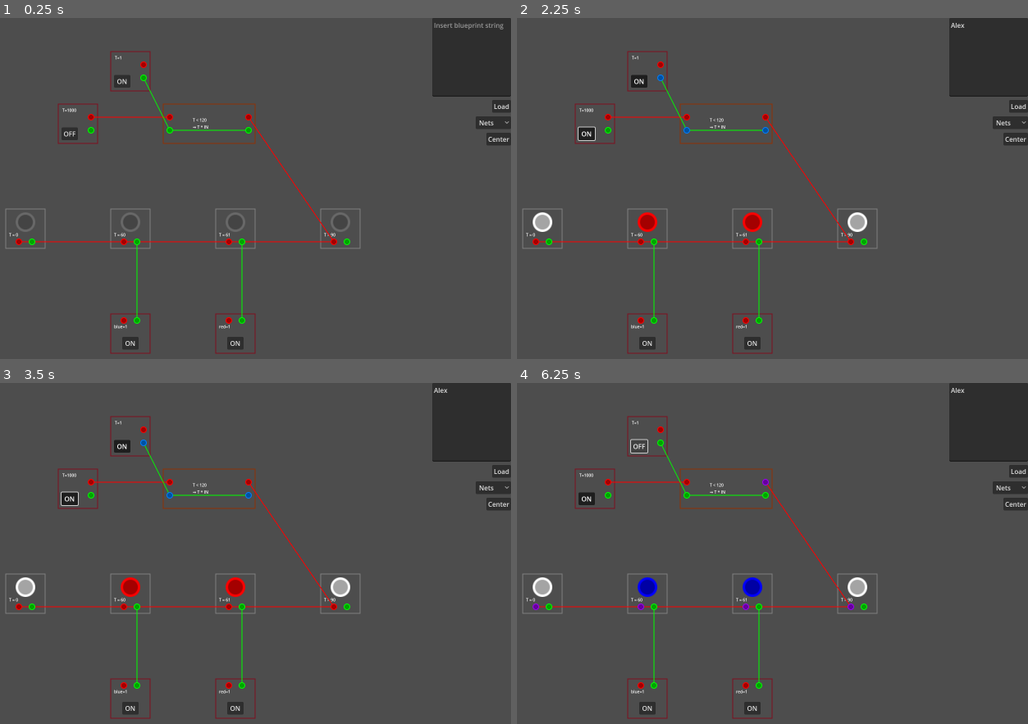
Above: before the commit, frames 1-4 (two rows, left to right).
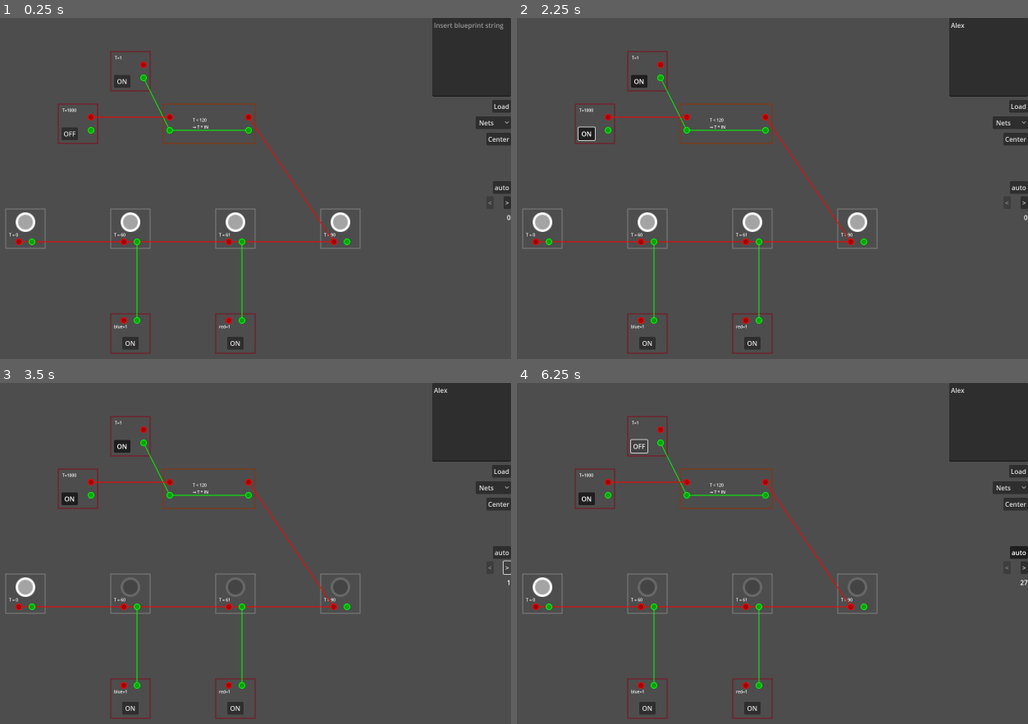
Above: after the commit, the same moments.

Repository: jlaunonen/factsim
Game: Godot game, scene res://main.tscn
The game is run twice, just before and just after one commit, with the same random seed, the same clock (stepped at 60 frames per second) and the same inputs.
Inputs (mouse positions are in pixels of both pictures, inside the frame that each line leads up to):
- Up to frame 1 (0.25 s): no input
- Up to frame 2 (2.25 s): click (987, 58) at 0.52 s; type "Alex" at 0.6 s; click "ON" at 1.25 s; click "OFF" at 2 s
- Up to frame 3 (3.5 s): click (505, 567) at 2.75 s, where only the run after the commit has a clickable ">"
- Up to frame 4 (6.25 s): click (1017, 553) at 3.5 s, where only the run after the commit has a clickable "auto"; click "Nets" at 4.25 s; click "Center" at 5 s; click "ON" at 5.75 s

The runs differ from the first frame. In frame 1, 0.9% of the frame differs, in the area x 3-100%, y 28-63%; in frame 2, 0.6%; in frame 3, 0.8%; in frame 4, 0.9%.

Commit message:
Simulation poc
- Decider cannot handle special (any,each,everything) signals.

Diff:
--- a/entities/ArithmeticCombinator.gd
+++ b/entities/ArithmeticCombinator.gd
@@ -1,6 +1,15 @@
 extends CombinatorBase
 class_name ArithmeticCombinator
 
+const EACH_SIGNAL = "virtual:signal-each"
+
+
+var _sig1 := ""
+var _sig2 := ""
+var _const1 := 0
+var _const2 := 0
+var _op := ""
+var _out := ""
 
 
 func _apply_config() -> void:
@@ -14,20 +23,121 @@
 		return
 
 	var sig1 = cfg.get("first_signal", {})
-	var con1: int = cfg.get("first_constant", 0)
+	_const1 = cfg.get("first_constant", 0)
 
-	var op: String = cfg.get("operation")
+	_op = cfg.get("operation")
 
 	var sig2 = cfg.get("second_signal", {})
-	var con2: int = cfg.get("second_constant", 0)
+	_const2 = cfg.get("second_constant", 0)
 
 	var out = cfg.get("output_signal", {})
 
+	_sig1 = parse_signal_key(sig1)
+	_sig2 = parse_signal_key(sig2)
+	_out = parse_signal_key(out)
+
 	var txt := "{0} {1} {2}\n⇒ {3}".format([
-		get_operand(sig1, con1),
-		op,
-		get_operand(sig2, con2),
+		get_operand(sig1, _const1),
+		_op,
+		get_operand(sig2, _const2),
 		parseSignalName(out),
 	])
 
 	label.text = txt
+
+
+func pre_simulate() -> void:
+	_clear_and_copy_from_1()
+
+
+func simulate() -> void:
+	if _out == EACH_SIGNAL:
+		# Pairwise operations with a constant. May not have only one EACH at input.
+		var values: Dictionary
+		if _sig1 == EACH_SIGNAL:
+			values = each(_input_values, _const1, _op)
+		else:
+			values = each_rev(_input_values, _const1, _op)
+		_send_all_to_net(E.NetConnectorGREEN_2, values)
+		_send_all_to_net(E.NetConnectorRED_2, values)
+	else:
+		# Single output.
+		var value: int
+		if _sig1 == EACH_SIGNAL:
+			value = each_sum(_input_values, _const1, _op)
+		elif _sig2 == EACH_SIGNAL:
+			value = each_sum_rev(_input_values, _const1, _op)
+		else:
+			value = proc(_input_values, _sig1, _sig2, _const1, _const2, _op)
+		_send_to_net(E.NetConnectorGREEN_2, _out, value)
+		_send_to_net(E.NetConnectorRED_2, _out, value)
+
+
+static func proc(signals: Dictionary, sig1: String, sig2: String, constant1: int, constant2: int, operation) -> int:
+	var lhs : int
+	var rhs : int
+	if sig1 and sig2:
+		lhs = signals.get(sig1, 0)
+		rhs = signals.get(sig2, 0)
+	elif sig1:
+		lhs = signals.get(sig1, 0)
+		rhs = constant1
+	elif sig2:
+		lhs = constant1
+		rhs = signals.get(sig2, 0)
+	else:
+		lhs = constant1
+		rhs = constant2
+	return oper(lhs, rhs, operation)
+
+
+static func oper(lhs: int, rhs: int, operation: String) -> int:
+	match operation:
+		"+": return lhs + rhs
+		"-": return lhs - rhs
+		"*": return lhs * rhs
+		"/": return lhs / rhs
+		"%": return lhs % rhs
+		"^": return lhs ** rhs
+		"<<": return lhs << rhs
+		">>": return lhs >> rhs
+		"AND": return lhs & rhs
+		"OR": return lhs | rhs
+		"XOR": return lhs ^ rhs
+		_: return 0
+
+
+static func each(signals: Dictionary, constant: int, operation: String) -> Dictionary:
+	var r := {}
+	for k in signals:
+		var v = signals.get(k, 0)
+		if v != 0:
+			r[k] = oper(v, constant, operation)
+	return r
+
+
+static func each_rev(signals: Dictionary, constant: int, operation: String) -> Dictionary:
+	var r := {}
+	for k in signals:
+		var v = signals.get(k, 0)
+		if v != 0:
+			r[k] = oper(constant, v, operation)
+	return r
+
+
+static func each_sum(signals: Dictionary, constant: int, operation: String) -> int:
+	var r := 0
+	for k in signals:
+		var v = signals.get(k, 0)
+		if v != 0:
+			r += oper(v, constant, operation)
+	return r
+
+
+static func each_sum_rev(signals: Dictionary, constant: int, operation: String) -> int:
+	var r := 0
+	for k in signals:
+		var v = signals.get(k, 0)
+		if v != 0:
+			r += oper(constant, v, operation)
+	return r
--- a/entities/CombinatorBase.gd
+++ b/entities/CombinatorBase.gd
@@ -17,6 +17,11 @@
 var _rotated: int = 0
 
 var _connectors := [null, null, null, null]
+
+var _networks := [null, null, null, null]
+
+var _input_values := {}
+
 
 func _ready():
 	animator = find_child("AnimationPlayer")
@@ -107,7 +112,57 @@
 	return sigName.replace("signal-", "")
 
 
+static func parse_signal_key(sig: Dictionary) -> String:
+	if sig.is_empty():
+		return ""
+	return sig["type"] + ":" + sig["name"]
+
+
 static func get_operand(sig, constant) -> String:
 	if sig.is_empty():
 		return str(constant)
 	return parseSignalName(sig)
+
+
+func set_network(conn: int, network: Network) -> void:
+	_networks[conn] = network
+
+
+## Read-phase of simulation
+func pre_simulate() -> void:
+	pass
+
+
+## Actual simulation / writes
+func simulate() -> void:
+	pass
+
+
+func _clear_and_copy_from_1() -> void:
+	for k in _input_values:
+		_input_values[k] = 0
+
+	_copy_from(E.NetConnectorGREEN_1)
+	_copy_from(E.NetConnectorRED_1)
+
+
+func _copy_from(conn: int) -> void:
+	var net : Network = _networks[conn]
+	if net != null:
+		var values = net.values
+		for k in values:
+			var v = values[k]
+			var org = _input_values.get_or_add(k, 0)
+			_input_values[k] = org + v
+
+
+func _send_to_net(conn: int, out_signal: String, value: int) -> void:
+	var net: Network = _networks[conn]
+	if net != null:
+		net.add_value(out_signal, value)
+
+
+func _send_all_to_net(conn: int, values: Dictionary) -> void:
+	var net: Network = _networks[conn]
+	if net != null:
+		net.add_values(values)
--- a/entities/ConstantCombinator.gd
+++ b/entities/ConstantCombinator.gd
@@ -31,8 +31,10 @@
 	var cfg = _config
 	var constOutputs = cfg.controlBehavior.get("filters", [])
 	var txt := ""
+	_input_values.clear()
 	for out in constOutputs:
 		txt += parseSignalName(out["signal"]) + "=" + str(out["count"]) + "\n"
+		_input_values[parse_signal_key(out["signal"])] = out["count"]
 
 	label.text = txt
 
@@ -41,3 +43,9 @@
 
 func _on_button_toggled(toggled_on: bool) -> void:
 	_setBtnText(toggled_on)
+
+
+func simulate() -> void:
+	if _enabled:
+		_send_all_to_net(E.NetConnectorRED_1, _input_values)
+		_send_all_to_net(E.NetConnectorGREEN_1, _input_values)
--- a/entities/DeciderCombinator.gd
+++ b/entities/DeciderCombinator.gd
@@ -1,6 +1,23 @@
 extends CombinatorBase
 class_name DeciderCombinator
 
+const ANYTHING_SIGNAL = "virtual:signal-anything"
+const EACH_SIGNAL = "virtual:signal-each"
+const EVERYTHING_SIGNAL = "virtual:signal-everything"
+
+const SPECIALS = [
+	ANYTHING_SIGNAL,
+	EACH_SIGNAL,
+	EVERYTHING_SIGNAL,
+]
+
+
+var _sig1 := ""
+var _sig2 := ""
+var _const := 0
+var _op := ""
+var _out := ""
+var _copy_input := false
 
 
 func _apply_config() -> void:
@@ -14,21 +31,41 @@
 		return
 
 	var sig1 = cfg.get("first_signal", {})
-	var con1: int = cfg.get("constant", 0)
+	_const = cfg.get("constant", 0)
 
-	var op: String = cfg.get("comparator")
+	_op = cfg.get("comparator")
 
 	var sig2 = cfg.get("second_signal", {})
 
 	var out = cfg.get("output_signal", {})
-	var out_from_in: bool = cfg.get("copy_count_from_input", false)
+	_copy_input = cfg.get("copy_count_from_input", false)
+
+	_sig1 = parse_signal_key(sig1)
+	_sig2 = parse_signal_key(sig2)
+	_out = parse_signal_key(out)
 
 	var txt := "{0} {1} {2}\n⇒ {3} * {4}".format([
-		get_operand(sig1, con1),
-		op,
-		get_operand(sig2, con1),
+		get_operand(sig1, _const),
+		_op,
+		get_operand(sig2, _const),
 		parseSignalName(out),
-		"IN" if out_from_in else "1",
+		"IN" if _copy_input else "1",
 	])
 
 	label.text = txt
+
+
+func pre_simulate() -> void:
+	_clear_and_copy_from_1()
+
+
+func simulate() -> void:
+	if _sig1 in SPECIALS or _sig2 in SPECIALS:
+		# TODO
+		pass
+	elif Lamp.const_cond(_input_values, _sig1, _sig2, _const, _op):
+		var value := 1
+		if _copy_input:
+			value = _input_values.get(_out, 0)
+		_send_to_net(E.NetConnectorGREEN_2, _out, value)
+		_send_to_net(E.NetConnectorRED_2, _out, value)
--- a/entities/Lamp.gd
+++ b/entities/Lamp.gd
@@ -13,9 +13,35 @@
 	"black",
 ]
 
+static var _signal_priority: Array[String]
+static var _color_map: Dictionary
+
+static func _ensure_color_map(_colors: ColorDefs):
+	if _color_map == null or _color_map.is_empty():
+		_color_map = {}
+		_signal_priority = []
+		for k in COLOR_PRIORITY:
+			var v = _colors.get("sig_" + k)
+			if v == null:
+				v = Color.HOT_PINK
+
+			var sig_name = "virtual:signal-" + k
+			_color_map[sig_name] = v
+			_signal_priority.append(sig_name)
+
+
 @onready var indicator: Sprite2D = $"Circle"
 
 var _use_colors := false
+var _sig1 := ""
+var _sig2 := ""
+var _const := 0
+var _op := ""
+
+
+func _ready() -> void:
+	super()
+	_ensure_color_map(colors)
 
 
 func _apply_config() -> void:
@@ -31,59 +57,65 @@
 		return
 
 	var sig1 = cfg.get("first_signal", {})
-	var con1: int = cfg.get("constant", 0)
+	_const = cfg.get("constant", 0)
 
-	var op: String = cfg.get("comparator")
+	_op = cfg.get("comparator")
 
 	var sig2 = cfg.get("second_signal", {})
 
+	_sig1 = parse_signal_key(sig1)
+	_sig2 = parse_signal_key(sig2)
+
 	var txt := "{0} {1} {2}".format([
-		get_operand(sig1, con1),
-		op,
-		get_operand(sig2, con1),
+		get_operand(sig1, _const),
+		_op,
+		get_operand(sig2, _const),
 	])
 
 	label.text = txt
-	_apply_color(false, ["yellow", "red"])  # TODO: the list of active signals should come from simulation
 
 
-func _apply_color(on: bool, signals: Array[String]):
-	if on and _use_colors:
-		for s in COLOR_PRIORITY:
-			if s in signals:
-				indicator.modulate = _match_color(s)
+func _apply_color(on: bool, signals: Dictionary):
+	if not on:
+		indicator.modulate = colors.lamp_off
+		return
+	if _use_colors:
+		for s in _signal_priority:
+			if signals.get(s, 0):
+				indicator.modulate = _color_map[s]
 				return
-		indicator.modulate = Color.HOT_PINK
-	else:
-		indicator.modulate = colors.lamp_on if on else colors.lamp_off
+	indicator.modulate = colors.lamp_on
 
 
-func _match_color(signal_name: String) -> Color:
-	match signal_name:
-		"red": return colors.sig_red
-		"green": return colors.sig_green
-		"blue": return colors.sig_blue
-		"yellow": return colors.sig_yellow
-		"magenta": return colors.sig_magenta
-		"cyan": return colors.sig_cyan
-		"white": return colors.sig_white
-		"gray": return colors.sig_gray
-		"black": return colors.sig_black
-
-	return Color.HOT_PINK
+func pre_simulate() -> void:
+	_clear_and_copy_from_1()
 
 
-# TODO: Remove demo stuff
-var _p := 0.0
-var _c := ""
-func _process(delta: float) -> void:
-	_p += delta
-	if _p > (1 + COLOR_PRIORITY.size()) * 2.0:
-		_apply_color(false, [])
-		_c = ""
-		_p = 0.0
-	elif _p > 2.0:
-		var t = COLOR_PRIORITY[int((_p - 2.0) / 2.0)]
-		if _c != t:
-			_c = t
-			_apply_color(true, [t])
+func simulate() -> void:
+	if const_cond(_input_values, _sig1, _sig2, _const, _op):
+		_apply_color(true, _input_values)
+	else:
+		_apply_color(false, {})
+
+
+static func const_cond(signals: Dictionary, sig1: String, sig2: String, constant: int, condition) -> bool:
+	var lhs : int
+	var rhs : int
+	if sig1 and sig2:
+		lhs = signals.get(sig1, 0)
+		rhs = signals.get(sig2, 0)
+	elif sig1:
+		lhs = signals.get(sig1, 0)
+		rhs = constant
+	elif sig2:
+		lhs = constant
+		rhs = signals.get(sig2, 0)
+
+	match condition:
+		"=": return lhs == rhs
+		"<": return lhs < rhs
+		">": return lhs > rhs
+		"!=": return lhs != rhs
+		"<=": return lhs <= rhs
+		">=": return lhs >= rhs
+		_: return false
--- a/main.gd
+++ b/main.gd
@@ -40,7 +40,10 @@
 @onready var components: Node2D = $"components"
 @onready var connections: Node2D = $"connections"
 @onready var routes: Node2D = $"routes"
+@onready var simulated_steps: Label = $"CanvasLayer/simulatedSteps"
 
+
+var _simulated_steps := 0
 
 # Called when the node enters the scene tree for the first time.
 func _ready() -> void:
@@ -52,17 +55,8 @@
 	_load_bp(preload("res://initial.json"))
 
 
-var _timer_pos := -1
 func _on_timer_timeout() -> void:
-	if networks.is_empty():
-		return
-	if _timer_pos >= 0:
-		highlight_net(networks[_timer_pos], false)
-
-	_timer_pos = (_timer_pos + 1) % networks.size()
-
-	var conns = networks[_timer_pos]
-	highlight_net(conns, true)
+	simulate()
 
 
 func highlight_net(network: Array[NetNode], highlighted: bool) -> void:
@@ -85,6 +79,9 @@
 		return
 	if bp is JSON:
 		bp = BpLoader.BlueprintDto.new(bp.data.get("blueprint"))
+
+	_simulated_steps = 0
+	simulated_steps.text = str(0)
 
 	removeAllChildren(components)
 	removeAllChildren(connections)
@@ -118,27 +115,12 @@
 				_bpArea = entityRect
 
 	prints("Rawnet:", netParts)
-	var netresult = Network.reorder(netParts)
+	var netresult = Network.reorder(netParts, entities)
 	networks = netresult[0]
 
-	for netPart in netParts:
-		var srcEnt = entities[netPart[0]]
-		var srcCn: int = netPart[1]
-		var dstEnt = entities[netPart[2]]
-		var dstCn: int = netPart[3]
-
-		var src = srcEnt.get_conn_point(srcCn)
-		var dst = dstEnt.get_conn_point(dstCn)
-
-		prints(src, "--", dst)
-
-		var line := Line2D.new()
-		line.width = 2
-		line.points = [src, dst]
-		match E.enumToNetColor(srcCn):
-			E.NetColorRED: line.default_color = Color.RED
-			E.NetColorGREEN: line.default_color = Color.GREEN
-		connections.add_child(line)
+	for net in netresult[2]:
+		connections.add_child(net)
+		net.owner = self
 
 	camera.position = _bpArea.get_center()
 	# also reset offset to be safe.
@@ -168,3 +150,35 @@
 
 func _on_center_pressed() -> void:
 	camera.offset = Vector2.ZERO
+
+
+func simulate() -> void:
+	_simulated_steps += 1
+	simulated_steps.text = str(_simulated_steps)
+
+	for index in components.get_child_count():
+		var child = components.get_child(index)
+		child.pre_simulate()
+
+	for index in connections.get_child_count():
+		var child = connections.get_child(index)
+		child.pre_simulate()
+
+	for index in components.get_child_count():
+		var child = components.get_child(index)
+		child.simulate()
+
+	for index in connections.get_child_count():
+		var child = connections.get_child(index)
+		child.dump_values()
+
+
+func _on_step_forward_pressed() -> void:
+	simulate()
+
+
+func _on_auto_step_toggled(toggled_on: bool) -> void:
+	if toggled_on:
+		timer.start()
+	else:
+		timer.stop()
--- a/main.tscn
+++ b/main.tscn
@@ -114,14 +114,73 @@
 grow_horizontal = 0
 text = "Center"
 
+[node name="stepBack" type="Button" parent="CanvasLayer"]
+anchors_preset = 6
+anchor_left = 1.0
+anchor_top = 0.5
+anchor_right = 1.0
+anchor_bottom = 0.5
+offset_left = -60.0
+offset_top = -15.5
+offset_right = -42.0
+offset_bottom = 15.5
+grow_horizontal = 0
+grow_vertical = 2
+disabled = true
+action_mode = 0
+text = "<"
+
+[node name="stepForward" type="Button" parent="CanvasLayer"]
+anchors_preset = 6
+anchor_left = 1.0
+anchor_top = 0.5
+anchor_right = 1.0
+anchor_bottom = 0.5
+offset_left = -8.0
+offset_top = -4.0
+offset_bottom = 4.0
+grow_horizontal = 0
+grow_vertical = 2
+action_mode = 0
+text = ">"
+
+[node name="autoStep" type="Button" parent="CanvasLayer"]
+anchors_preset = 6
+anchor_left = 1.0
+anchor_top = 0.5
+anchor_right = 1.0
+anchor_bottom = 0.5
+offset_left = -44.0
+offset_top = -52.0
+offset_bottom = -21.0
+grow_horizontal = 0
+grow_vertical = 2
+toggle_mode = true
+text = "auto"
+
+[node name="simulatedSteps" type="Label" parent="CanvasLayer"]
+custom_minimum_size = Vector2(100, 0)
+anchors_preset = 6
+anchor_left = 1.0
+anchor_top = 0.5
+anchor_right = 1.0
+anchor_bottom = 0.5
+offset_left = -40.0
+offset_top = 25.0
+offset_bottom = 48.0
+grow_horizontal = 0
+grow_vertical = 2
+horizontal_alignment = 2
+
 [node name="Camera2D" type="Camera2D" parent="."]
 position = Vector2(800, 450)
 script = ExtResource("6_jsvw5")
 
 [node name="Timer" type="Timer" parent="."]
-wait_time = 2.0
-autostart = true
+wait_time = 0.1
 
 [connection signal="pressed" from="CanvasLayer/loadBluePrint" to="." method="_on_load_blue_print_pressed"]
 [connection signal="item_selected" from="CanvasLayer/netOptions" to="." method="_on_net_options_item_selected"]
 [connection signal="pressed" from="CanvasLayer/center" to="." method="_on_center_pressed"]
+[connection signal="pressed" from="CanvasLayer/stepForward" to="." method="_on_step_forward_pressed"]
+[connection signal="toggled" from="CanvasLayer/autoStep" to="." method="_on_auto_step_toggled"]
--- a/utils/E.gd
+++ b/utils/E.gd
@@ -17,3 +17,7 @@
 
 static func enumToNetColor(netConnector: int) -> int:
 	return NetColorRED if netConnector < NetConnectorGREEN_1 else NetColorGREEN
+
+static func netColorToName(netColor: int) -> String:
+	# XXX: Comparison from color to connector, but as they are supposed to be compatible, the function works for connectors too.
+	return "RED" if netColor < NetConnectorGREEN_1 else "GREEN"
--- a/utils/Network.gd
+++ b/utils/Network.gd
@@ -1,12 +1,73 @@
 class_name Network
-extends Line2D
+extends Node2D
 
-var connection_points: Array[Vector2] = []
-var entities: Array = []  ## Array[CombinatorBase]
+var net_id: int
+#var connection_points: Array[Vector2] = []
+var wires: Array  ## Array[(NetNode, NetNode)]
+var entities: Dictionary = {} ## Dictionary[int, CombinatorBase]
+
+var type : int  ## [enum E.NetColorRED] or [enum E.NetColorGREEN]
+
+var values := {}  ## Current simulation values
+
+
+func _init(_net_id: int, _wires: Array, _entities: Dictionary, _type: int) -> void:
+	self.net_id = _net_id
+	self.wires = _wires
+	self.entities = _entities
+	self.type = _type
+	self.name = "Net-" + str(_net_id) + "-" + E.netColorToName(_type)
+
+
+func _enter_tree() -> void:
+	for wire in self.wires:
+		var src_node: NetNode = wire[0]
+		var dst_node: NetNode = wire[1]
+		var src_ent = entities[src_node.ent]
+		var dst_ent = entities[dst_node.ent]
+
+		src_ent.set_network(src_node.conn, self)
+		dst_ent.set_network(dst_node.conn, self)
+
+		var src = src_ent.get_conn_point(src_node.conn)
+		var dst = dst_ent.get_conn_point(dst_node.conn)
+
+		prints(src, "--", dst)
+
+		var line := Line2D.new()
+		line.width = 2
+		line.points = [src, dst]
+		match type:
+			E.NetColorRED: line.default_color = Color.RED
+			E.NetColorGREEN: line.default_color = Color.GREEN
+
+		add_child(line)
+		line.owner = self
+
+
+func add_values(values_to_add: Dictionary) -> void:
+	for k in values_to_add:
+		var value = values_to_add[k]
+		var v : int = values.get_or_add(k, 0)
+		values[k] = v + value
+
+
+func add_value(signal_name: String, value: int) -> void:
+	var v : int = values.get_or_add(signal_name, 0)
+	values[signal_name] = v + value
+
+
+func pre_simulate() -> void:
+	for k in values:
+		values[k] = 0
+
+
+func dump_values() -> void:
+	print(name, ": ", values)
 
 
 ## Create list of networks, and association from packed NetNode to network index.
-static func reorder(entries: Array):
+static func reorder(entries: Array, _entities: Dictionary):
 	# entries: [[se, sc, de, dc], ...]
 
 	var packed := []
@@ -15,12 +76,15 @@
 		var d : int = NetNode.pack_values(pair[2], pair[3])
 		packed.append([s, d])
 
+	var net_instances := []
 	var networks := []  ## Array[Array[NetNode]]
 	var net_ids := {}  ## Dictionary[int, int]  # packed key of NetNode
 	while not packed.is_empty():
+		var _net_id = networks.size()
 		var tbd: Array = packed.pop_front()
 		var network := {}
-		_dig(packed, tbd[0], tbd[1], network)
+		var net_pairs := []
+		_dig(packed, tbd[0], tbd[1], network, net_pairs)
 
 		var r: Array[NetNode] = []
 		for k in network.keys():
@@ -30,12 +94,16 @@
 			net_ids[k] = networks.size()
 			r.append(NetNode.unpack(k))
 
-		print("Net ", networks.size(), ": ", r)
+		print("Net ", _net_id, ": ", r)
+		print("-Wires: ", net_pairs)
 		networks.append(r)
+
+		var _type = E.enumToNetColor(r[0].conn)
+		net_instances.append(Network.new(_net_id, net_pairs, _filter_entities(_entities, r), _type))
 
 	var fmtd = dict_format(net_ids, NetNode.unpack, str)
 	prints("Net assoc:", fmtd)
-	return [networks, net_ids]
+	return [networks, net_ids, net_instances]
 
 
 static func dict_format(dict: Dictionary, key_formatter: Callable, value_formatter: Callable) -> String:
@@ -49,7 +117,7 @@
 
 
 # TODO: Consider tail-optimizing?
-static func _dig(packed: Array, src: int, dst: int, network: Dictionary):
+static func _dig(packed: Array, src: int, dst: int, network: Dictionary, net_pairs: Array):
 	var conn_pairs_to_source: Array = _pluck_all(packed, src)
 	var conn_pairs_to_dest: Array = _pluck_all(packed, dst)
 	# used as a Set
@@ -57,9 +125,11 @@
 	network[dst] = true
 
 	for pair in conn_pairs_to_source:
-		_dig(packed, pair[0], pair[1], network)
+		net_pairs.append([NetNode.unpack(pair[0]), NetNode.unpack(pair[1])])
+		_dig(packed, pair[0], pair[1], network, net_pairs)
 	for pair in conn_pairs_to_dest:
-		_dig(packed, pair[0], pair[1], network)
+		net_pairs.append([NetNode.unpack(pair[0]), NetNode.unpack(pair[1])])
+		_dig(packed, pair[0], pair[1], network, net_pairs)
 
 
 static func _pluck_all(from: Array, id: int) -> Array:
@@ -73,3 +143,12 @@
 		else:
 			p += 1
 	return r
+
+
+static func _filter_entities(_entities: Dictionary, net: Array[NetNode]) -> Dictionary:
+	var r := {}
+	for node in net:
+		var ent = _entities[node.ent]
+		if ent not in r:
+			r[node.ent] = ent
+	return r
